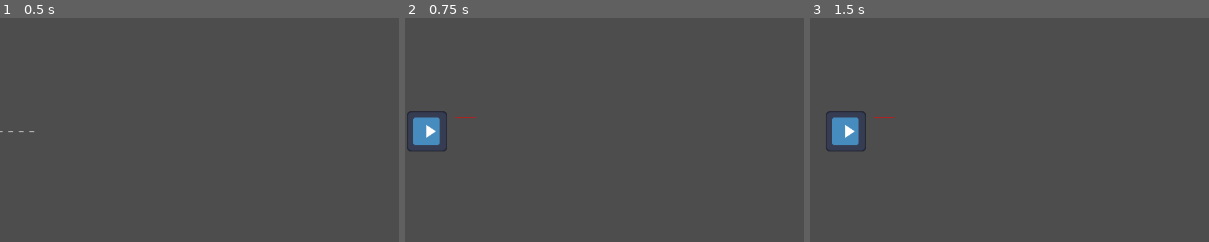
Above: before the commit, frames 1-3 (left to right).
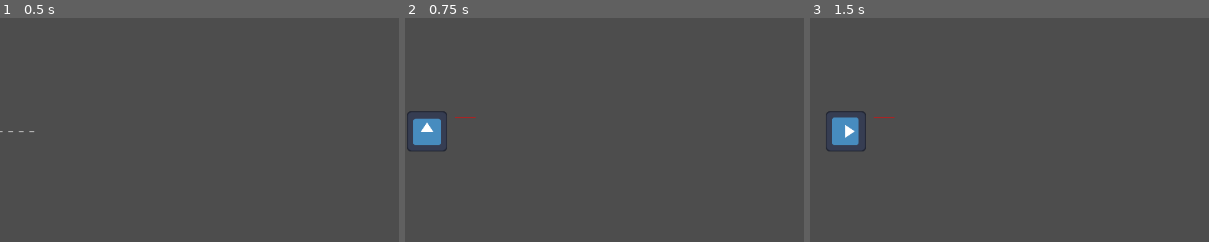
Above: after the commit, the same moments.

Repository: MagnusLucas/SpaceJam2025
Game: Godot game, scene res://UI/main_menu.tscn
The game is run twice, just before and just after one commit, with the same random seed, the same clock (stepped at 60 frames per second) and the same inputs. The engine's default icon, where the game draws it, is replaced by a stand-in: a white triangle on a blue panel in a dark square.
Inputs:
- Up to frame 1 (0.5 s): no input
- Up to frame 2 (0.75 s): click "_ _ _ _" at 0.5 s
- Up to frame 3 (1.5 s): tap Enter at 1.25 s; hold D (move_right) from 1.28 s (still down); tap E (pick_terrain, bound only after the commit) at 1.35 s
The pictures show only the part of the screen within x 48-98%, y 26-76%; the shares and areas given below are measured in that part.

Frame 1 is identical in both runs. In frame 2, 0.2% of the frame differs, in the area x 2-10%, y 44-57%; in frame 3, nothing differs.

Commit message:
Fixed character!

Diff:
--- a/Game/Player/Player.gd
+++ b/Game/Player/Player.gd
@@ -3,6 +3,8 @@
 
 const player_scene = preload("res://Game/Player/player.tscn")
 const MAX_SPEED : int = 100
+
+var terrain : Terrain
 
 static func new_player():
 	return player_scene.instantiate()
@@ -41,7 +43,8 @@
 		move_direction += Vector2.LEFT
 	if Input.is_action_pressed("move_right"):
 		move_direction += Vector2.RIGHT
-	rotation = move_direction.angle() - Vector2.UP.angle()
+	if move_direction:
+		rotation = move_direction.angle() - Vector2.UP.angle()
 	position += move_direction * MAX_SPEED * delta
 
 	if Input.is_action_just_pressed("catch_letter"):
@@ -54,5 +57,10 @@
 		if map.is_close_to_base(position):
 			get_node("/root/Game/Word").clear()
 
+	if Input.is_action_just_pressed("pick_terrain"):
+		var map : Map = get_parent()
+		if map.terrains.has(map.local_to_map(position)):
+			terrain = map.terrains[map.local_to_map(position)]
+
 	$Node2D/TextureProgressBar.value = $Node2D/Timer.time_left/$Node2D/Timer.wait_time*100
 	$Node2D/TextureProgressBar.global_position = global_position + Vector2(40, -20)
--- a/project.godot
+++ b/project.godot
@@ -51,6 +51,11 @@
 "events": [Object(InputEventKey,"resource_local_to_scene":false,"resource_name":"","device":-1,"window_id":0,"alt_press …(192 unchanged characters)…
 ]
 }
+pick_terrain={
+"deadzone": 0.2,
+"events": [Object(InputEventKey,"resource_local_to_scene":false,"resource_name":"","device":-1,"window_id":0,"alt_pressed":false,"shift_pressed":false,"ctrl_pressed":false,"meta_pressed":false,"pressed":false,"keycode":0,"physical_keycode":69,"key_label":0,"unicode":101,"location":0,"echo":false,"script":null)
+]
+}
 
 [rendering]
 
